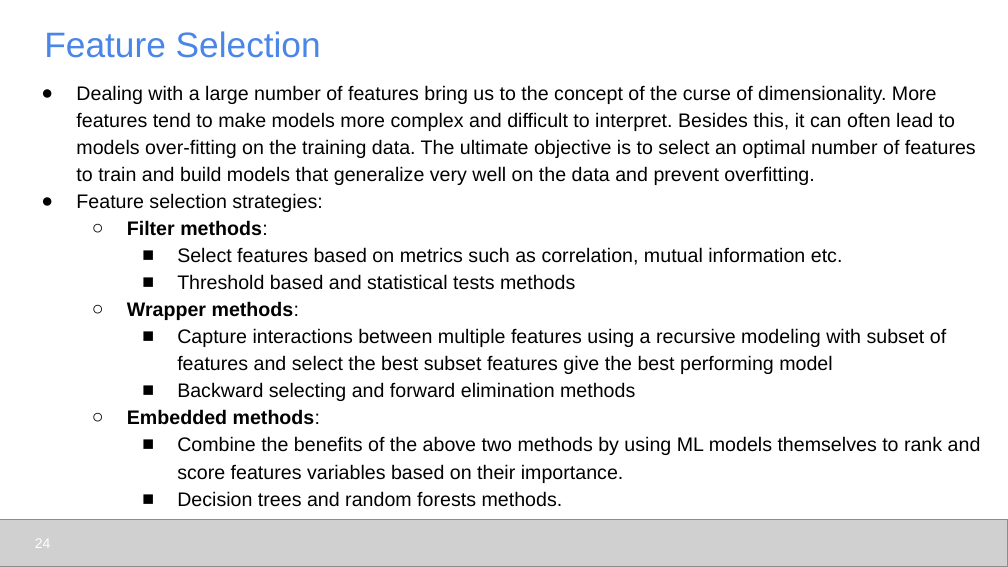
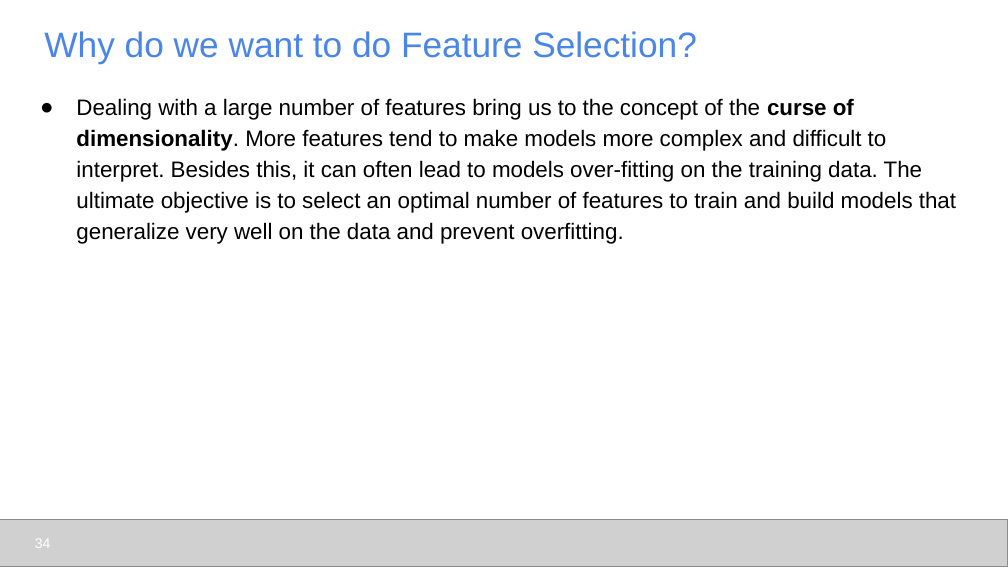
Before and after one commit to udel-cbcb/al_ml_workshop, a slide deck: slide 34 of Day_3/Lectures/Day_3_Lecture_Feature_Engineering_Scaling_Selection.pptx (slide 24 before the commit). Drawn at 1008x567 pixels with LibreOffice and Linux fonts; fonts in the diff are those of the drawing; grey boxes stand for pictures. Boxes give left, top, right and bottom in pixels: in the first picture for what was removed or moved away, otherwise in the second. Text is boxed around its words. In the diff, an @@ line names an element or a change of style, - is before the commit and + after.

```diff
--- a/Day_3/Lectures/Day_3_Lecture_Feature_Engineering_Scaling_Selection.pptx
+++ b/Day_3/Lectures/Day_3_Lecture_Feature_Engineering_Scaling_Selection.pptx
@@ title at box(44, 31, 697, 64): text changed @@
-Feature Selection
+Why do we want to do Feature Selection?
@@ text "Dealing with a large number ...": place and size @@
-text "Dealing with a large number ..." at box(76, 85, 981, 507)
+text "Dealing with a large number ..." at box(76, 98, 956, 244)
@@ text "Dealing with a large number ..." at box(76, 98, 956, 244): size 14 to 16 pt; bold on in "curse of dimensionality."; indent changed @@
@@ text at box(76, 193, 981, 507): paragraphs removed @@
-● Feature selection strategies:
-  ○ Filter methods:
-    ■ Select features based on metrics such as correlation, mutual information etc.
-    ■ Threshold based and statistical tests methods
-  ○ Wrapper methods:
-    ■ Capture interactions between multiple features using a recursive modeling with subset of features and select the best subset features give the best performing model
-    ■ Backward selecting and forward elimination methods
-  ○ Embedded methods:
-    ■ Combine the benefits of the above two methods by using ML models themselves to rank and score features variables based on their importance.
-    ■ Decision trees and random forests methods.
```
Also in this commit, not shown: 13 other slides changed, 11 slides added, 4 slides removed, 8 other files.
